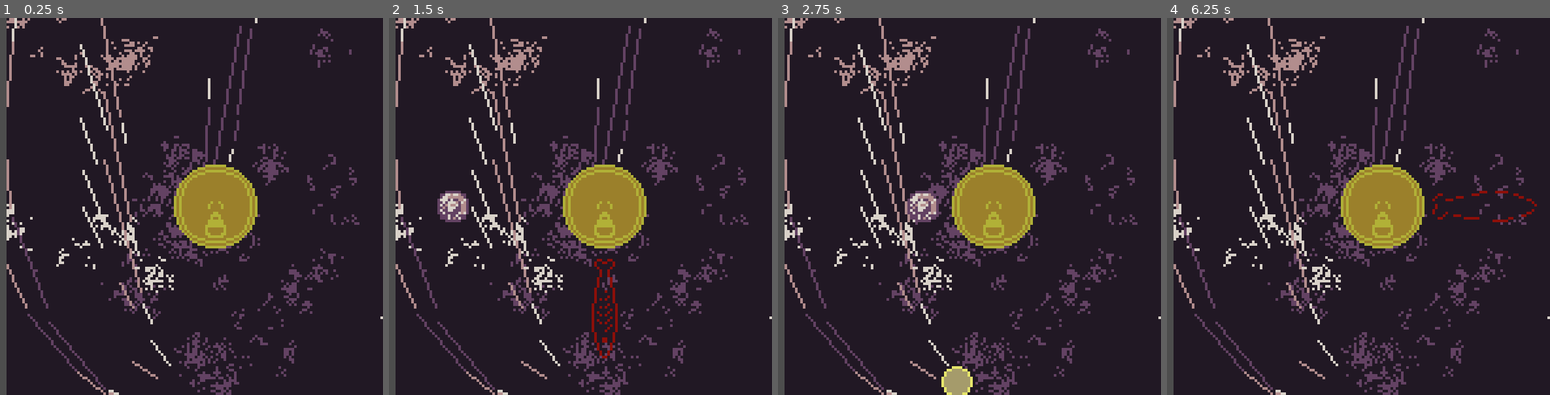
Above: before the commit, frames 1-4 (left to right).
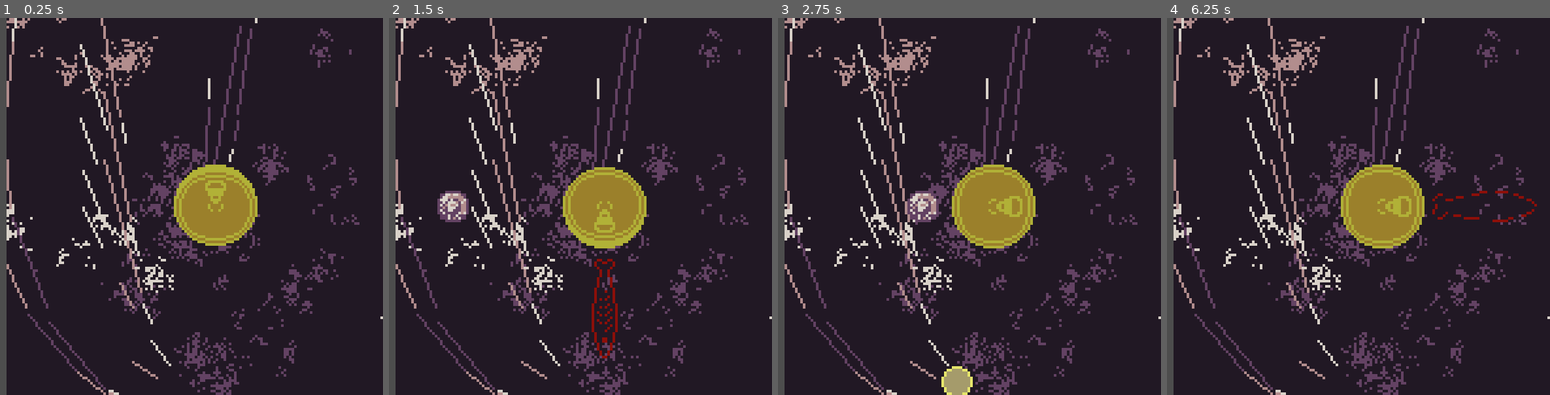
Above: after the commit, the same moments.

Repository: sym-z/gbjam-12
Game: Godot game, scene res://scenes/load_scene.tscn
The game is run twice, just before and just after one commit, with the same random seed, the same clock (stepped at 60 frames per second) and the same inputs.
Inputs:
- Up to frame 1 (0.25 s): no input
- Up to frame 2 (1.5 s): tap Enter (START) at 0.5 s; hold D (DPAD-RIGHT) 0.53-1.28 s; tap L (A) at 0.6 s; tap K (B) at 0.8, 1.35 s; hold S (DPAD-DOWN) from 1.28 s (still down)
- Up to frame 3 (2.75 s): tap L (A) at 1.55, 2.1 s; release S (DPAD-DOWN) at 2.03 s; hold D (DPAD-RIGHT) from 2.03 s (still down); tap K (B) at 2.3 s
- Up to frame 4 (6.25 s): release D (DPAD-RIGHT) at 2.78 s; hold W (DPAD-UP) 2.78-3.53 s; tap K (B) at 2.85, 3.8, 5.3, 5.85 s; tap L (A) at 3.05, 4.55, 5.1, 6.05 s; hold A (DPAD-LEFT) 3.53-5.03 s; tap Shift (SELECT) at 3.6 s; tap Enter (START) at 4.35 s; hold S (DPAD-DOWN) 5.03-5.78 s; hold D (DPAD-RIGHT) from 5.78 s (still down)

The runs differ from the first frame. In frame 1, 1.3% of the frame differs, in the area x 46-67%, y 39-62%; in frame 2, 1.0%; in frame 3, 0.4%; in frame 4, 0.4%.

Commit message:
Player character animations

Diff:
--- a/game-files/scenes/goodguy.tscn
+++ b/game-files/scenes/goodguy.tscn
@@ -1,18 +1,50 @@
-[gd_scene load_steps=13 format=3 uid="uid://cf6ar5dxqu7h2"]
+[gd_scene load_steps=18 format=3 uid="uid://cf6ar5dxqu7h2"]
 
 [ext_resource type="Script" path="res://scripts/goodguy.gd" id="1_q0ltr"]
-[ext_resource type="Texture2D" uid="uid://dnim36s86wu3g" path="res://sprites/player_character.png" id="2_hv511"]
+[ext_resource type="Texture2D" uid="uid://dnr4kijueocql" path="res://tilesets/player_character_shot.png" id="2_sf58l"]
 [ext_resource type="Texture2D" uid="uid://qpr0bxytwpg4" path="res://tilesets/fish_shot-Sheet.png" id="3_elfeb"]
+
+[sub_resource type="AtlasTexture" id="AtlasTexture_fj04o"]
+atlas = ExtResource("2_sf58l")
+region = Rect2(0, 0, 32, 32)
+
+[sub_resource type="AtlasTexture" id="AtlasTexture_ll7bi"]
+atlas = ExtResource("2_sf58l")
+region = Rect2(32, 0, 32, 32)
+
+[sub_resource type="AtlasTexture" id="AtlasTexture_lrd7n"]
+atlas = ExtResource("2_sf58l")
+region = Rect2(64, 0, 32, 32)
+
+[sub_resource type="AtlasTexture" id="AtlasTexture_d6qub"]
+atlas = ExtResource("2_sf58l")
+region = Rect2(0, 32, 32, 32)
+
+[sub_resource type="AtlasTexture" id="AtlasTexture_2l4v2"]
+atlas = ExtResource("2_sf58l")
+region = Rect2(32, 32, 32, 32)
 
 [sub_resource type="SpriteFrames" id="SpriteFrames_v3ou4"]
 animations = [{
 "frames": [{
 "duration": 1.0,
-"texture": ExtResource("2_hv511")
+"texture": SubResource("AtlasTexture_fj04o")
+}, {
+"duration": 1.0,
+"texture": SubResource("AtlasTexture_ll7bi")
+}, {
+"duration": 1.0,
+"texture": SubResource("AtlasTexture_lrd7n")
+}, {
+"duration": 1.0,
+"texture": SubResource("AtlasTexture_d6qub")
+}, {
+"duration": 1.0,
+"texture": SubResource("AtlasTexture_2l4v2")
 }],
-"loop": true,
+"loop": false,
 "name": &"default",
-"speed": 5.0
+"speed": 21.0
 }]
 
 [sub_resource type="CircleShape2D" id="CircleShape2D_b0cfp"]
@@ -85,6 +117,9 @@
 
 [node name="AnimatedSprite2D" type="AnimatedSprite2D" parent="."]
 sprite_frames = SubResource("SpriteFrames_v3ou4")
+frame = 2
+frame_progress = 0.887203
+flip_v = true
 
 [node name="Hurtbox" type="Area2D" parent="."]
 
@@ -152,6 +187,7 @@
 frame_progress = 1.0
 flip_v = true
 
+[connection signal="animation_finished" from="AnimatedSprite2D" to="." method="_on_animated_sprite_2d_animation_finished"]
 [connection signal="area_entered" from="Hurtbox" to="." method="_on_hurtbox_area_entered"]
 [connection signal="timeout" from="Respawn Timer" to="." method="_on_respawn_timer_timeout"]
 [connection signal="animation_finished" from="Gun Animations/North Anim" to="." method="_on_north_anim_animation_finished"]
--- a/game-files/scripts/goodguy.gd
+++ b/game-files/scripts/goodguy.gd
@@ -56,6 +56,8 @@
 	if Input.is_action_pressed("DPAD-DOWN"):
 		down = true
 		aim_dir = AIM.SOUTH
+		sprite.flip_v = false
+		sprite.rotation_degrees = 0
 		if(DEBUG):
 			print("D O W N")
 	else:
@@ -63,6 +65,8 @@
 	if Input.is_action_pressed("DPAD-UP"):
 		up = true
 		aim_dir = AIM.NORTH
+		sprite.rotation_degrees = 0
+		sprite.flip_v = true
 		if(DEBUG):
 			print("U P")
 	else:
@@ -70,6 +74,8 @@
 	if Input.is_action_pressed("DPAD-LEFT"):
 		left = true
 		aim_dir = AIM.WEST
+		sprite.rotation_degrees = 90
+		sprite.flip_v = false
 		if(DEBUG):
 			print("L E F T")
 	else:
@@ -77,6 +83,8 @@
 	if Input.is_action_pressed("DPAD-RIGHT"):
 		right = true
 		aim_dir = AIM.EAST
+		sprite.rotation_degrees = 270
+		sprite.flip_v = false
 		if(DEBUG):
 			print("R I G H T")
 	else:
@@ -138,6 +146,9 @@
 	if a_but or b_but:
 		# Fire the correct gun
 		var curr_gun = gun_arr[aim_dir]
+		if sprite.is_playing():
+			sprite.set_frame_and_progress(0,0)
+		sprite.play()
 		### PLAY ANIMATION ###
 		match aim_dir:
 			AIM.NORTH:
@@ -184,3 +195,7 @@
 	east_anim.visible = false
 func _on_west_anim_animation_finished():
 	west_anim.visible = false
+
+
+func _on_animated_sprite_2d_animation_finished():
+	sprite.set_frame_and_progress(0,0)
Binary file added: game-files/tilesets/player_character_shot.png
Not shown, added: game-files/tilesets/player_character_shot.png.import
